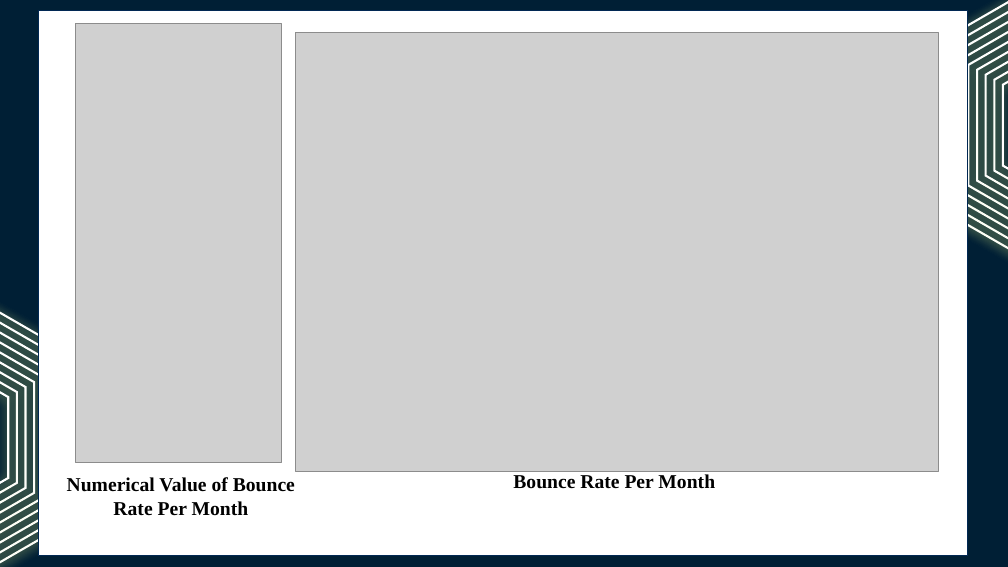
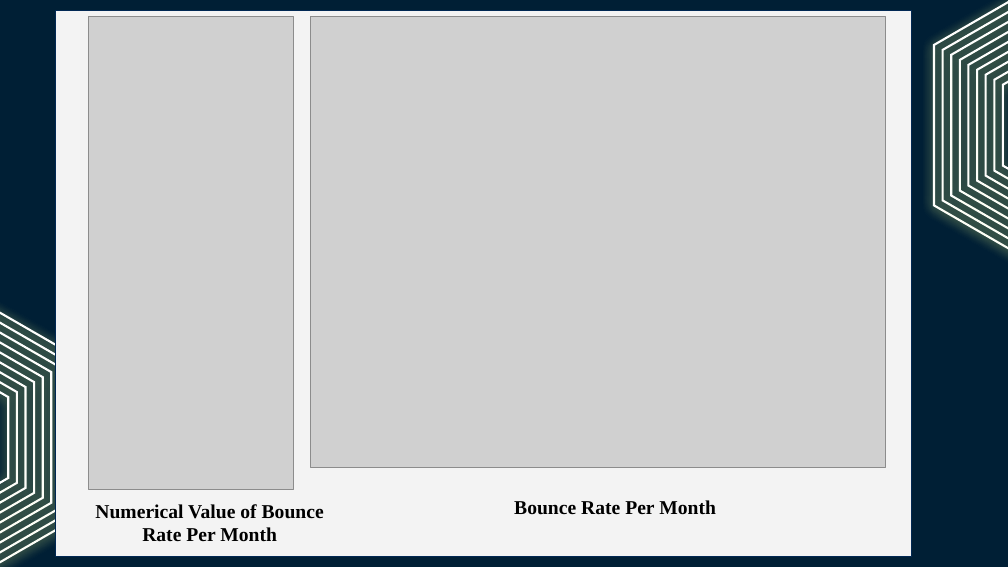
Before and after one commit to isaac-co/online-shopper-intention, a slide deck: slide 6 of CECS456_Group3_Online_Shoppers_Intention.pptx (slide 5 before the commit). Drawn at 1008x567 pixels with LibreOffice and Linux fonts; fonts in the diff are those of the drawing; grey boxes stand for pictures. Boxes give left, top, right and bottom in pixels: in the first picture for what was removed or moved away, otherwise in the second. Text is boxed around its words. In the diff, an @@ line names an element or a change of style, - is before the commit and + after.

```diff
--- a/CECS456_Group3_Online_Shoppers_Intention.pptx
+++ b/CECS456_Group3_Online_Shoppers_Intention.pptx
@@ rectangle: place and size @@
-rectangle at [38,10,968,555]
+rectangle at [55,11,911,556]
@@ rectangle at [55,11,911,556]: fill #FFFFFF to #F3F3F3 @@
@@ picture: place and size @@
-picture at [76,24,282,463]
+picture at [89,16,293,489]
@@ picture: place and size @@
-picture at [295,33,938,472]
+picture at [310,16,885,467]
@@ text "Numerical Value of Bounce Rate ...": place and size @@
-text "Numerical Value of Bounce Rate ..." at [67,477,295,516]
+text "Numerical Value of Bounce Rate ..." at [95,504,324,542]
@@ text "Bounce Rate Per Month": place and size @@
-text "Bounce Rate Per Month" at [513,474,715,489]
+text "Bounce Rate Per Month" at [514,500,716,515]
```
Also in this commit, not shown: 5 other slides changed, 5 slides added, 1 slide removed, 1 other file.
